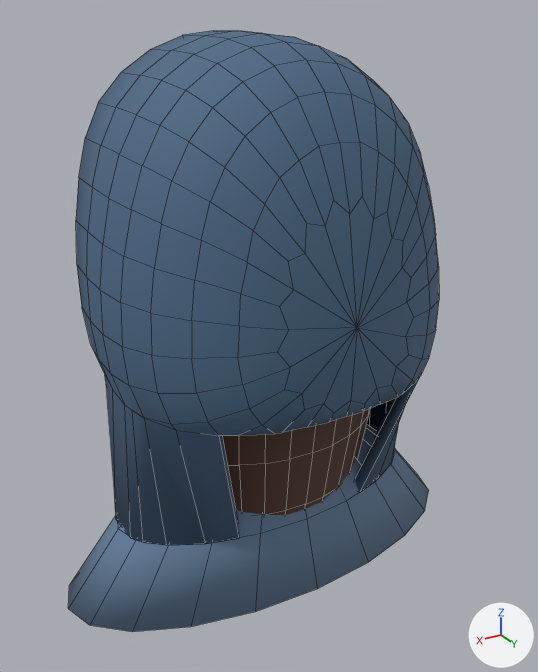
One commit to the Blender file art_sources/traveller_painted/traveller_painted_study.blend: the scene before it, then after it.
The view is the same before and after, from a camera (50 mm lens) standing at (1.63, 2.86, 3.41) and looking at (0.05, 0.23, 2.09). The lights are fixed; the arrows at lower right show +X, +Y and +Z. The first picture is the older version. Mesh edges are drawn as thin lines.

Before the edit, the objects in view are built like this:
```python
me_haircap_long = bpy.data.meshes.new('HairCap.Long')
me_haircap_long.from_pydata(...)  # 834 vertices, 832 faces; spans x -0.62..0.62, y -0.47..0.58, z 1.02..3.23
me_haircap_long.polygons.foreach_set('use_smooth', [True] * 832)
me_haircap_long.materials.append(mat_travellerbody)
me_hood = bpy.data.meshes.new('Hood')
me_hood.from_pydata(...)  # 458 vertices, 454 faces; spans x -0.79..0.79, y -0.38..0.8, z 1.25..3.35
me_hood.polygons.foreach_set('use_smooth', [True] * 454)
me_hood.materials.append(mat_travellerbody)
me_travellerbody = bpy.data.meshes.new('TravellerBody')
me_travellerbody.from_pydata(...)  # 60 vertices, 42 faces; spans x -1.05..1.05, y -0.37..0.59, z 0.91..1.58
me_travellerbody.polygons.foreach_set('use_smooth', [True] * 42)
me_travellerbody.materials.append(mat_travellerbody)
ob_haircap_long = bpy.data.objects.new('HairCap.Long', me_haircap_long)
ob_haircap_long.location = (0.0, 0.0, 0.0)
ob_hood = bpy.data.objects.new('Hood', me_hood)
ob_hood.location = (0.0, 0.0, 0.0)
ob_travellerbody = bpy.data.objects.new('TravellerBody', me_travellerbody)
ob_travellerbody.location = (0.0, 0.0, 0.0)
```
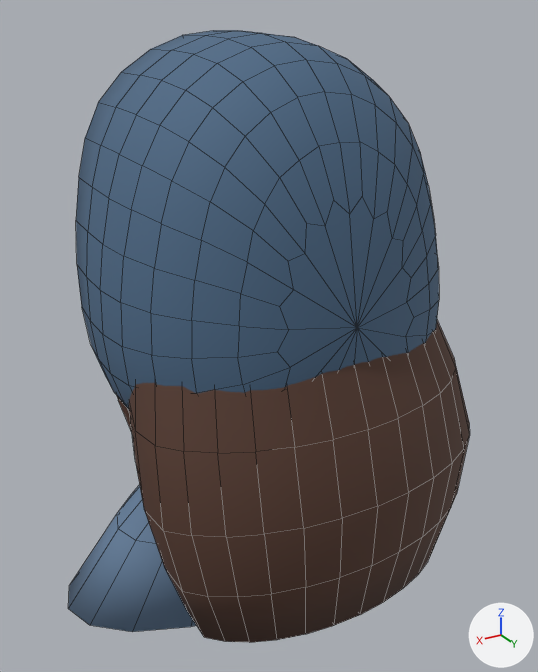
What the commit changed:
me_hood is used by ob_hood; location (0.0, 0.0, 0.0).
me_hood had 458 vertices, 454 faces and spanned x -0.79..0.79, y -0.38..0.8, z 1.25..3.35.
me_hood now has 514 vertices, 512 faces and spans x -0.79..0.79, y -0.38..0.8, z 1.57..3.35.
Part 1, on me_hood:
44 vertices are removed from x -0.77..0.77, y -0.1..0.73, z 1.25..1.93.
80 faces are deleted.
30 vertices move from x -0.72..0.72, y -0.1..0.75, z 1.25..1.94 to x -0.72..0.72, y -0.11..0.73, z 1.71..1.93.
100 vertices are added at x -0.68..0.68, y -0.16..0.72, z 1.57..1.94.
138 new faces join them.
me_haircap_long is used by ob_haircap_long; location (0.0, 0.0, 0.0).
me_haircap_long had 834 vertices, 832 faces and spanned x -0.62..0.62, y -0.47..0.58, z 1.02..3.23.
me_haircap_long now has 834 vertices, 832 faces and spans x -0.8..0.8, y -0.47..0.98, z 1.02..3.23.
me_haircap_long part 2: 228 of 834 vertices moved; they spanned x -0.62..0.62, y -0.05..0.58, z 1.02..2.58 and now span x -0.8..0.8, y -0.05..0.98, z 1.02..2.58; mean shift (0.0, 0.28, 0.0); largest move (0.49, 0.21, 1.32) -> (0.73, 0.7, 1.32).

Boxes (x1, y1, x2, y2) around the edits, measured in the pictures (538 x 672 px):
'Hood', reshaped
    before: (76, 30, 439, 545)
    after: (76, 30, 439, 409)
'HairCap.Long', reshaped
    before: (223, 409, 370, 515)
    after: (129, 320, 470, 643)
part 1 of me_hood, built on
    before: (93, 350, 429, 545)
    after: (93, 350, 132, 409)
'TravellerBody', unchanged, covered by the edit
    before: (68, 424, 429, 632)
    after: (68, 485, 197, 632)
